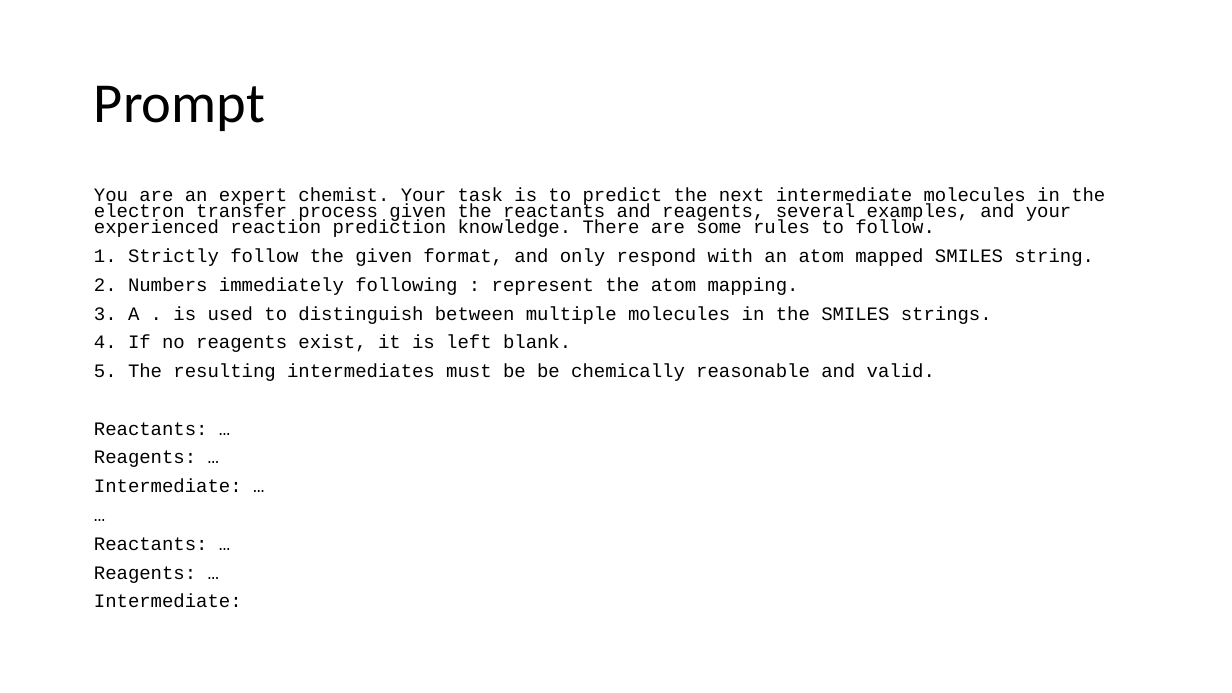
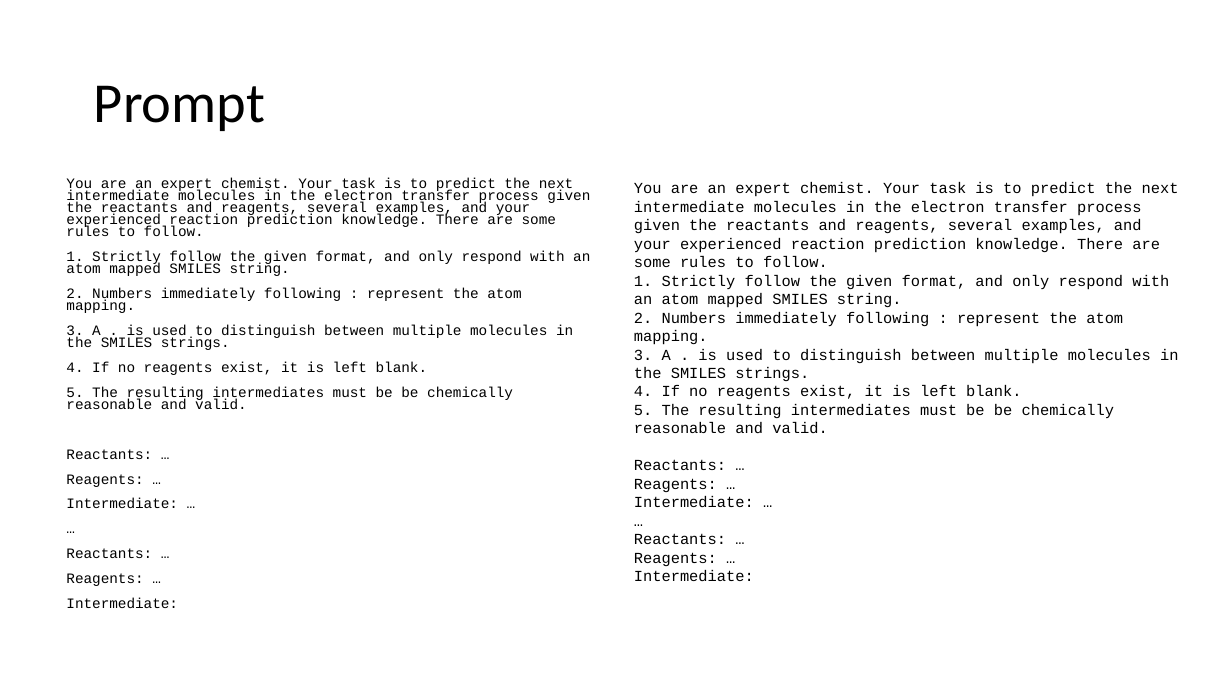
Before and after one commit to JohnDLee/ChemistryPE, a slide deck: slide 12 of pptx/7-5-2023.pptx (slide 11 before the commit). Drawn at 1232x693 pixels with LibreOffice and Linux fonts; fonts in the diff are those of the drawing. Boxes give left, top, right and bottom in pixels: in the first picture for what was removed or moved away, otherwise in the second. Text is boxed around its words. In the diff, an @@ line names an element or a change of style, - is before the commit and + after.

```diff
--- a/pptx/7-5-2023.pptx
+++ b/pptx/7-5-2023.pptx
@@ text "You are an expert chemist. ...": place and size @@
-text "You are an expert chemist. ..." at (94, 188, 1105, 608)
+text "You are an expert chemist. ..." at (66, 177, 590, 608)
@@ text "You are an expert chemist. ..." at (66, 177, 590, 608): size 14.8 to 11.2 pt @@
@@ text added at (634, 182, 1179, 581), 12 pt, text #000000 @@
+You are an expert chemist. Your task is to predict the next intermediate molecules in the electron transfer process given the reactants and reagents, several examples, and your experienced reaction prediction knowledge. There are some rules to follow.
+1. Strictly follow the given format, and only respond with an atom mapped SMILES string.
+2. Numbers immediately following : represent the atom mapping.
+3. A . is used to distinguish between multiple molecules in the SMILES strings.
+4. If no reagents exist, it is left blank.
+5. The resulting intermediates must be be chemically reasonable and valid.
+Reactants: …
+Reagents: …
+Intermediate: …
+…
+Reactants: …
+Reagents: …
+Intermediate:
```
Also in this commit, not shown: 1 other slide changed, 1 slide added, 1 other file.
